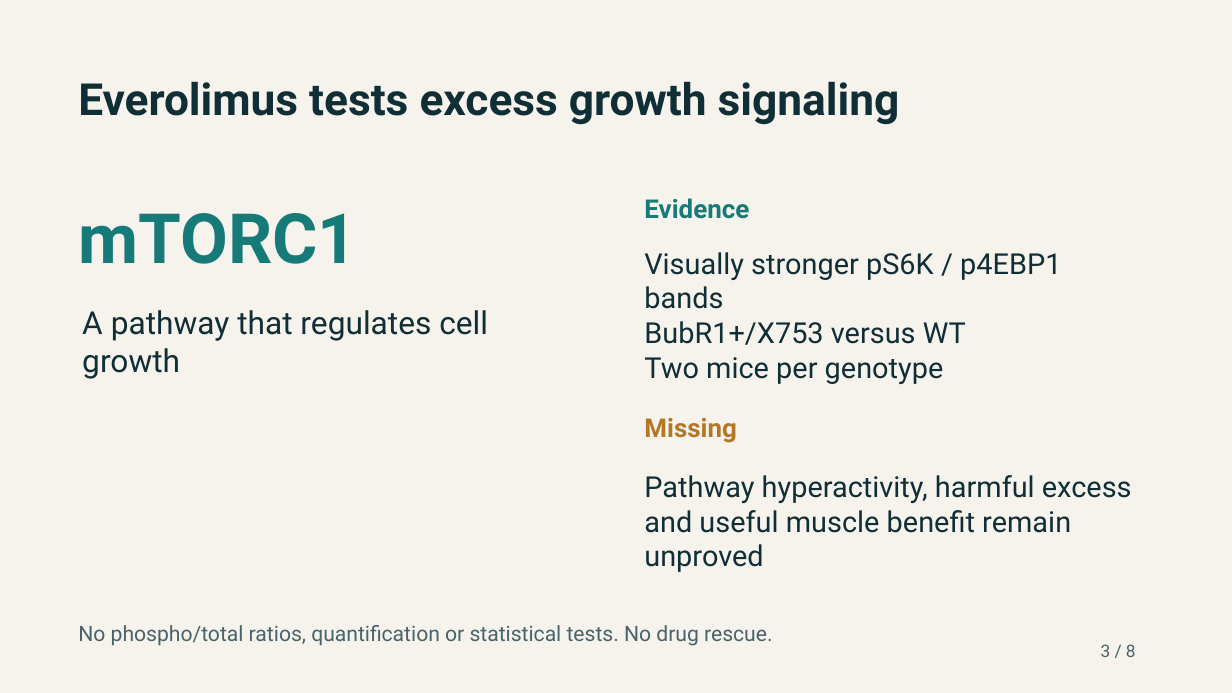
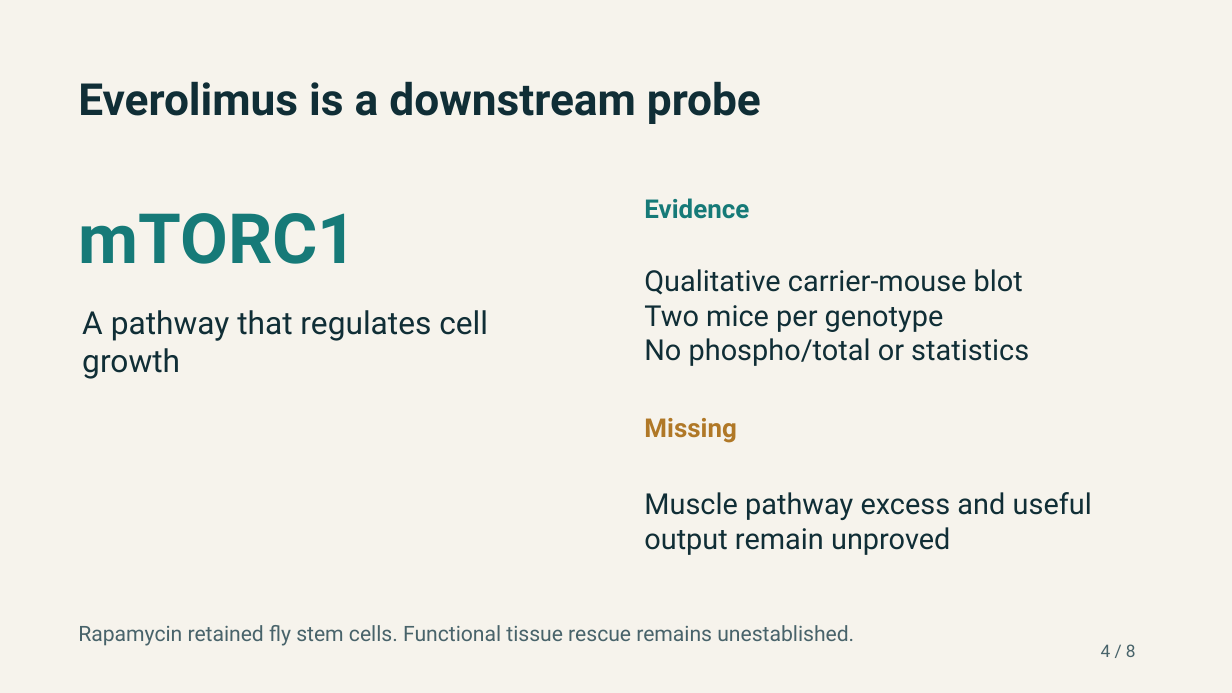
Before and after one commit to EternaPeptix/mva-hackathon, a slide deck: slide 4 of reports/media/jeweled_track2_slides.pptx (slide 3 before the commit). Drawn at 1232x693 pixels with LibreOffice and Linux fonts; fonts in the diff are those of the drawing. Boxes give left, top, right and bottom in pixels: in the first picture for what was removed or moved away, otherwise in the second. Text is boxed around its words. In the diff, an @@ line names an element or a change of style, - is before the commit and + after.

```diff
--- a/reports/media/jeweled_track2_slides.pptx
+++ b/reports/media/jeweled_track2_slides.pptx
@@ text at (78, 81, 761, 124): text changed @@
-Everolimus tests excess growth signaling
+Everolimus is a downstream probe
@@ text at (644, 269, 1023, 295): text changed @@
-Visually stronger pS6K / p4EBP1 bands
-BubR1+/X753 versus WT
+Qualitative carrier-mouse blot
@@ text at (644, 338, 1029, 366): paragraph added @@
+No phospho/total or statistics
@@ text at (644, 492, 1092, 555): text changed @@
-Pathway hyperactivity, harmful excess and useful muscle benefit remain unproved
+Muscle pathway excess and useful output remain unproved
@@ text at (78, 625, 854, 646): text changed @@
-No phospho/total ratios, quantification or statistical tests. No drug rescue.
+Rapamycin retained fly stem cells. Functional tissue rescue remains unestablished.
@@ text at (1101, 644, 1136, 657): text changed @@
-3 / 8
+4 / 8
```
Also in this commit, not shown: 4 other slides changed, 38 other files.
